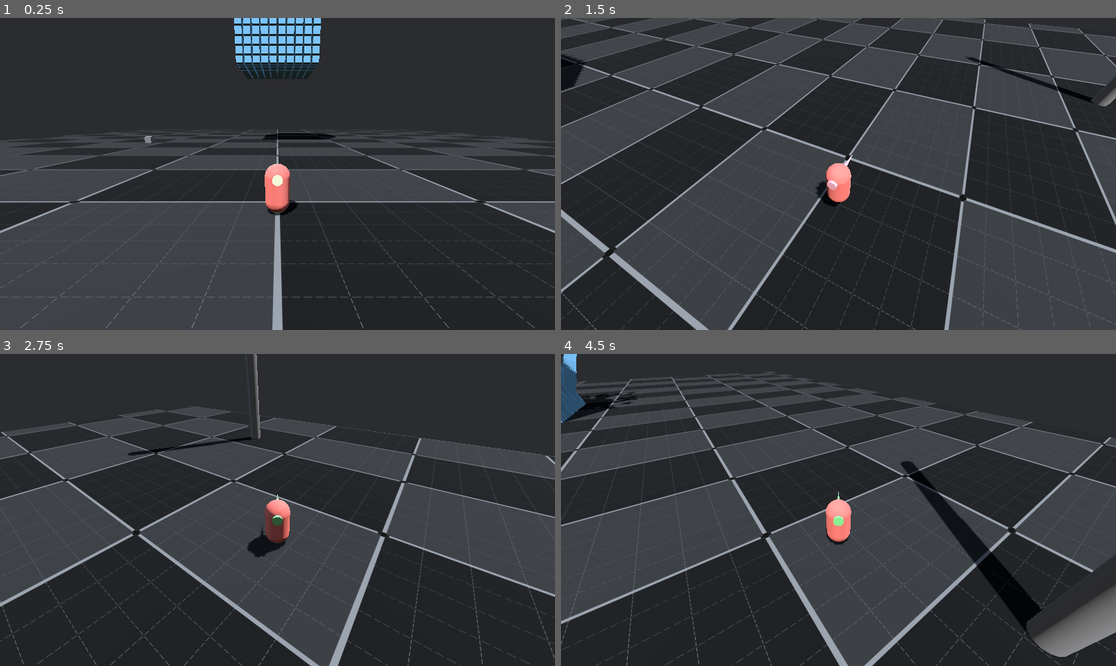
Above: before the commit, frames 1-4 (two rows, left to right).
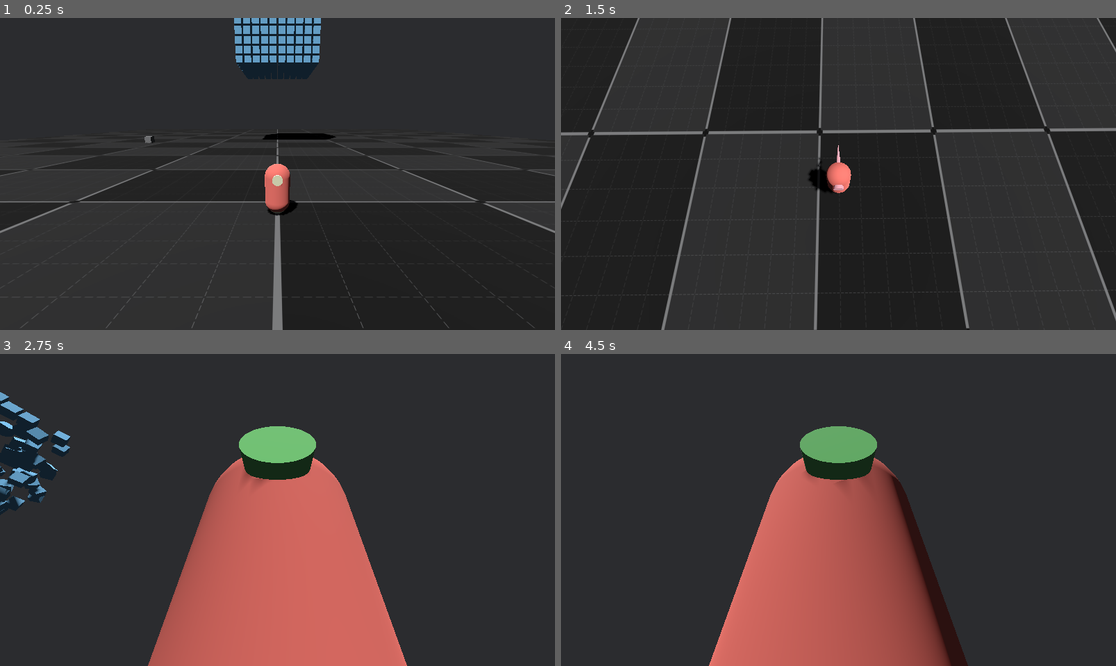
Above: after the commit, the same moments.

Repository: erikringwalters/jolt-test
Game: Godot game, scene res://main.tscn
Two runs of this game, one before a commit and one after it. Both use one fixed random seed, a clock stepped at 60 frames per second and the inputs below.
Inputs (mouse positions are in pixels of both pictures, inside the frame that each line leads up to):
- Up to frame 1 (0.25 s): no input
- Up to frame 2 (1.5 s): move the mouse to (960, 158) at 0.52 s; press the mouse at (960, 158) at 0.53 s; hold D (move_right) 0.53-1.28 s; tap Space (jump) at 0.77 s; move the mouse to (810, 174) at 1.27 s; release the mouse at (810, 174) at 1.28 s; hold W (move_up) from 1.28 s (still down); click (810, 174) at 1.35 s
- Up to frame 3 (2.75 s): keep holding W (move_up); tap Space (jump) at 1.52 s; move the mouse to (288, 503) at 2.02 s; press the mouse at (288, 503) at 2.03 s
- Up to frame 4 (4.5 s): keep holding W (move_up); move the mouse to (832, 516) at 2.77 s; release the mouse at (832, 516) at 2.78 s; click (832, 516) at 2.85 s; tap Space (jump) at 3.02, 3.77 s; move the mouse to (877, 513) at 3.52 s; press the mouse at (877, 513) at 3.53 s; move the mouse to (794, 506) at 4.27 s; release the mouse at (794, 506) at 4.28 s; click (794, 506) at 4.35 s

The runs differ from the first frame. In frame 1, 6.1% of the frame differs, in the area x 0-100%, y 0-100%; in frame 2, 31%; in frame 3, 46%; in frame 4, 52%.

Commit message:
camera stick movement

Diff:
--- a/main.tscn
+++ b/main.tscn
@@ -51,6 +51,18 @@
 
 [sub_resource type="BoxMesh" id="BoxMesh_7mycd"]
 size = Vector3(5, 1, 5)
+
+[sub_resource type="StandardMaterial3D" id="StandardMaterial3D_1bvp3"]
+albedo_color = Color(0.512844, 0.412209, 0.656539, 1)
+
+[sub_resource type="BoxMesh" id="BoxMesh_272bh"]
+material = SubResource("StandardMaterial3D_1bvp3")
+
+[sub_resource type="MultiMesh" id="MultiMesh_5vw27"]
+transform_format = 1
+use_colors = true
+use_custom_data = true
+mesh = SubResource("BoxMesh_272bh")
 
 [node name="Main" type="Node3D"]
 script = ExtResource("1_ig7tw")
@@ -112,3 +124,7 @@
 
 [node name="MeshInstance3D" type="MeshInstance3D" parent="StaticBody3D2"]
 mesh = SubResource("BoxMesh_7mycd")
+
+[node name="MultiMeshInstance3D" type="MultiMeshInstance3D" parent="."]
+transform = Transform3D(1, 0, 0, 0, 1, 0, 0, 0, 1, -20, 2, 0)
+multimesh = SubResource("MultiMesh_5vw27")
--- a/project.godot
+++ b/project.godot
@@ -67,6 +67,26 @@
 "events": [Object(InputEventMouseButton,"resource_local_to_scene":false,"resource_name":"","device":-1,"window_id":0,"a …(253 unchanged characters)…
 ]
 }
+camera_up={
+"deadzone": 0.2,
+"events": [Object(InputEventJoypadMotion,"resource_local_to_scene":false,"resource_name":"","device":-1,"axis":3,"axis_value":-1.0,"script":null)
+]
+}
+camera_down={
+"deadzone": 0.2,
+"events": [Object(InputEventJoypadMotion,"resource_local_to_scene":false,"resource_name":"","device":-1,"axis":3,"axis_value":1.0,"script":null)
+]
+}
+camera_left={
+"deadzone": 0.2,
+"events": [Object(InputEventJoypadMotion,"resource_local_to_scene":false,"resource_name":"","device":-1,"axis":2,"axis_value":-1.0,"script":null)
+]
+}
+camera_right={
+"deadzone": 0.2,
+"events": [Object(InputEventJoypadMotion,"resource_local_to_scene":false,"resource_name":"","device":-1,"axis":2,"axis_value":1.0,"script":null)
+]
+}
 
 [layer_names]
 
@@ -86,6 +106,8 @@
 
 [rendering]
 
+renderer/rendering_method="gl_compatibility"
+renderer/rendering_method.mobile="gl_compatibility"
 lights_and_shadows/directional_shadow/soft_shadow_filter_quality=5
 lights_and_shadows/positional_shadow/soft_shadow_filter_quality=4
 lights_and_shadows/tighter_shadow_caster_culling=false
--- a/scripts/player_rb.gd
+++ b/scripts/player_rb.gd
@@ -1,8 +1,8 @@
 extends RigidBody3D
 
 @export_group("Camera")
-@export_range(0.0, 1.0) var mouse_sensitivity := 0.5
-
+@export_range(0.0, 1.0) var camera_sensitivity := 0.25
+@export_range(1.0, 10.0) var camera_stick_mult := 10.0
 
 @export_group("Movement")
 @export var move_speed := 7.5
@@ -12,10 +12,10 @@
 @export var jump_cooldown_time := 0.1
 @export var slow_movement_threshold := 0.1
 
+enum States {IDLE, RUNNING, SLIDING, JUMPING, FALLING}
+
 var _camera_input_direction := Vector2.ZERO
 var _last_movement_direction := Vector3.BACK
-
-enum States {IDLE, RUNNING, SLIDING, JUMPING, FALLING}
 var state: States = States.IDLE
 var _idle_color:Color
 
@@ -41,14 +41,22 @@
 		Input.get_mouse_mode() == Input.MOUSE_MODE_CAPTURED
 	)
 	if is_camera_motion:
-		_camera_input_direction = event.screen_relative * mouse_sensitivity
+		_camera_input_direction = event.screen_relative * camera_sensitivity
 	else: pass
 
 func _physics_process(delta: float) -> void:
 	# Camera Movement
-	_camera_pivot.rotation.x -= _camera_input_direction.y * get_physics_process_delta_time()
-	_camera_pivot.rotation.x = clamp(_camera_pivot.rotation.x, -PI / 3.0, PI / 3.0)
-	_camera_pivot.rotation.y -= _camera_input_direction.x * get_physics_process_delta_time()
+	var camera_stick_input := Input.get_vector(
+		"camera_left",
+		"camera_right",
+		"camera_up",
+		"camera_down"
+	)
+
+	_camera_pivot.rotation.x -= _camera_input_direction.y + (camera_stick_input.y * camera_stick_mult) * camera_sensitivity * get_physics_process_delta_time()
+	_camera_pivot.rotation.x = clamp(_camera_pivot.rotation.x, -PI / 2.5, PI / 4.0)
+	_camera_pivot.rotation.y -= _camera_input_direction.x + (camera_stick_input.x * camera_stick_mult) * camera_sensitivity * get_physics_process_delta_time()
+
 	_camera_input_direction = Vector2.ZERO
 
 	# RigidBody Movement
@@ -58,6 +66,8 @@
 		"move_up",
 		"move_down"
 	)
+
+	print(_camera.global_basis)
 
 	var forward := _camera.global_basis.z
 	var right := _camera.global_basis.x
--- a/tres/main.tres
+++ b/tres/main.tres
@@ -1,15 +1,10 @@
-[gd_resource type="Environment" load_steps=3 format=3 uid="uid://c7gu2mfdhxnne"]
-
-[sub_resource type="ProceduralSkyMaterial" id="ProceduralSkyMaterial_k0lsj"]
-
-[sub_resource type="Sky" id="Sky_7yqob"]
-sky_material = SubResource("ProceduralSkyMaterial_k0lsj")
+[gd_resource type="Environment" format=3 uid="uid://c7gu2mfdhxnne"]
 
 [resource]
 background_mode = 1
 background_color = Color(0.168627, 0.172549, 0.184314, 1)
-sky = SubResource("Sky_7yqob")
-ambient_light_source = 3
+fog_light_energy = 0.3
+fog_density = 0.005
 volumetric_fog_density = 0.0165
 volumetric_fog_albedo = Color(0.666569, 0.666569, 0.666569, 1)
 volumetric_fog_emission = Color(0.26779, 0.26779, 0.26779, 1)
Not shown: 1 places in main.tscn that only renumber resources
